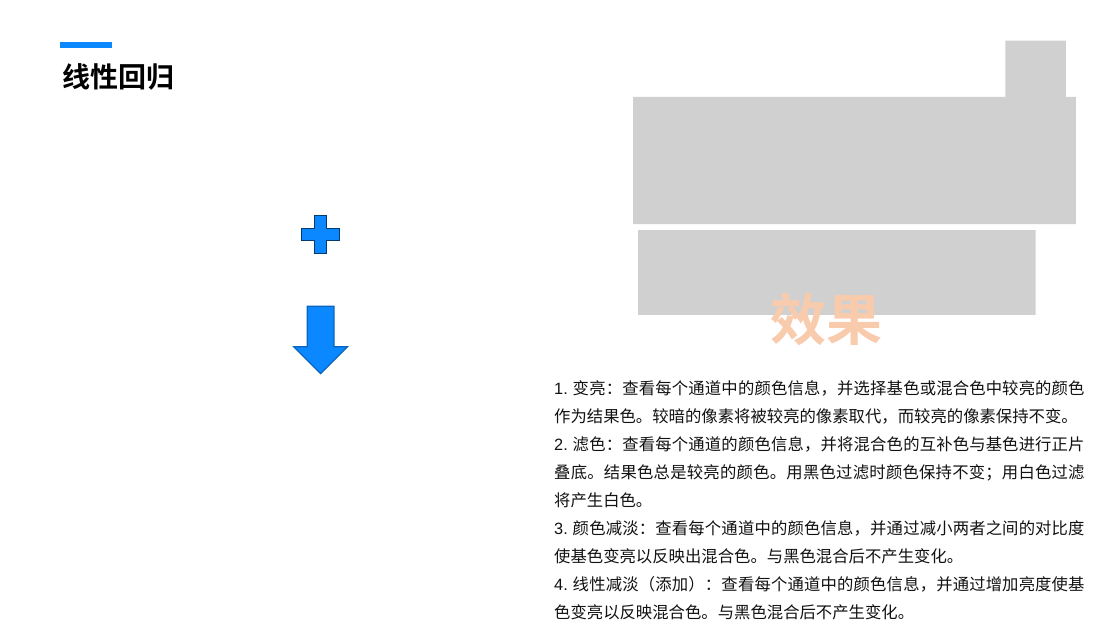
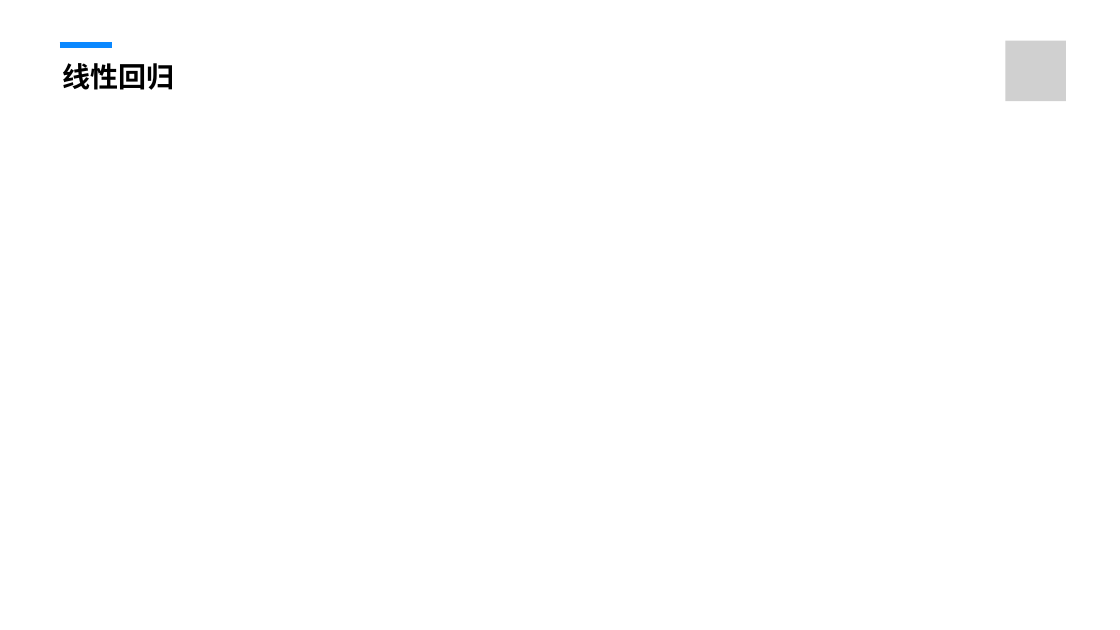
Before and after one commit to fengmian123/mid2rain.github.io, a slide deck: slide 18 of PPT+Word/智能制造质量预测.pptx (slide 16 before the commit). Drawn at 1120x630 pixels with LibreOffice and Linux fonts; fonts in the diff are those of the drawing; grey boxes stand for pictures. Boxes give left, top, right and bottom in pixels: in the first picture for what was removed or moved away, otherwise in the second. Text is boxed around its words. In the diff, an @@ line names an element or a change of style, - is before the commit and + after.

```diff
--- a/PPT+Word/智能制造质量预测.pptx
+++ b/PPT+Word/智能制造质量预测.pptx
@@ picture removed at (634, 97, 1076, 223) @@
@@ plus sign removed at (295, 209, 346, 261) @@
@@ picture removed at (639, 230, 1036, 315) @@
@@ down arrow removed at (294, 307, 348, 374) @@
@@ text removed at (770, 315, 882, 355) @@
-效果
@@ text removed at (554, 380, 1085, 620) @@
-1. 变亮：查看每个通道中的颜色信息，并选择基色或混合色中较亮的颜色作为结果色。较暗的像素将被较亮的像素取代，而较亮的像素保持不变。
-2. 滤色：查看每个通道的颜色信息，并将混合色的互补色与基色进行正片叠底。结果色总是较亮的颜色。用黑色过滤时颜色保持不变；用白色过滤将产生白色。
-3. 颜色减淡：查看每个通道中的颜色信息，并通过减小两者之间的对比度使基色变亮以反映出混合色。与黑色混合后不产生变化。
-4. 线性减淡（添加）：查看每个通道中的颜色信息，并通过增加亮度使基色变亮以反映混合色。与黑色混合后不产生变化。
```
Also in this commit, not shown: 9 other slides changed, 12 slides added, 12 slides removed, 6 other files.
